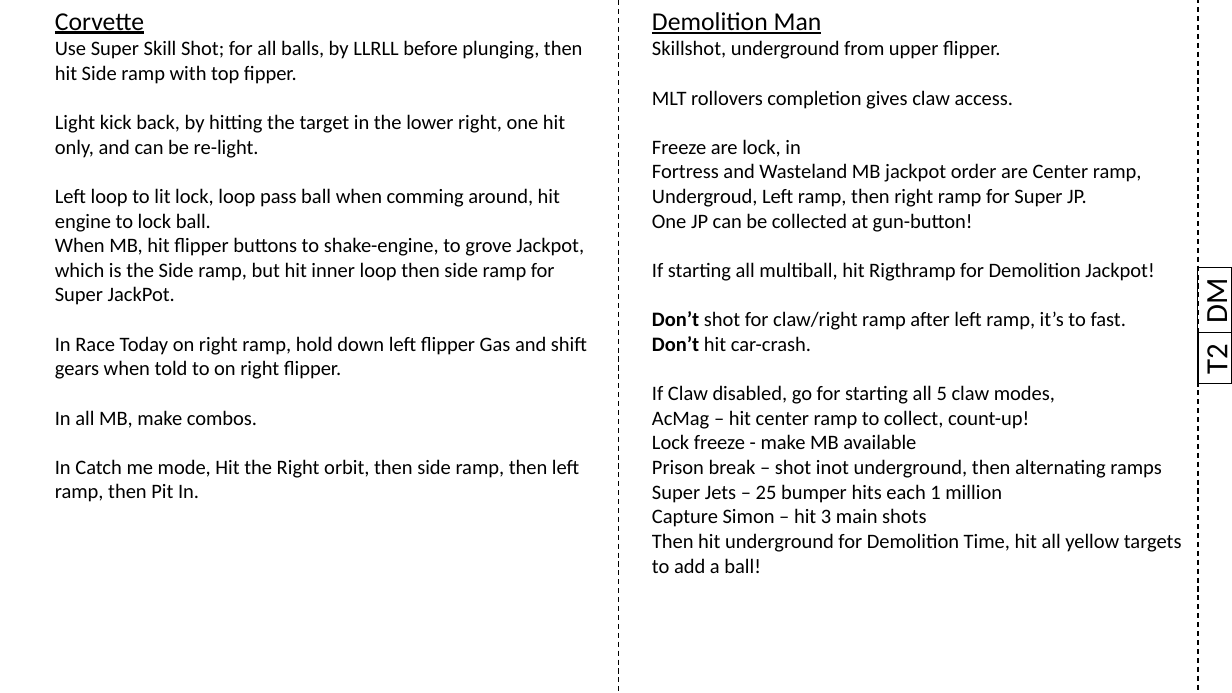
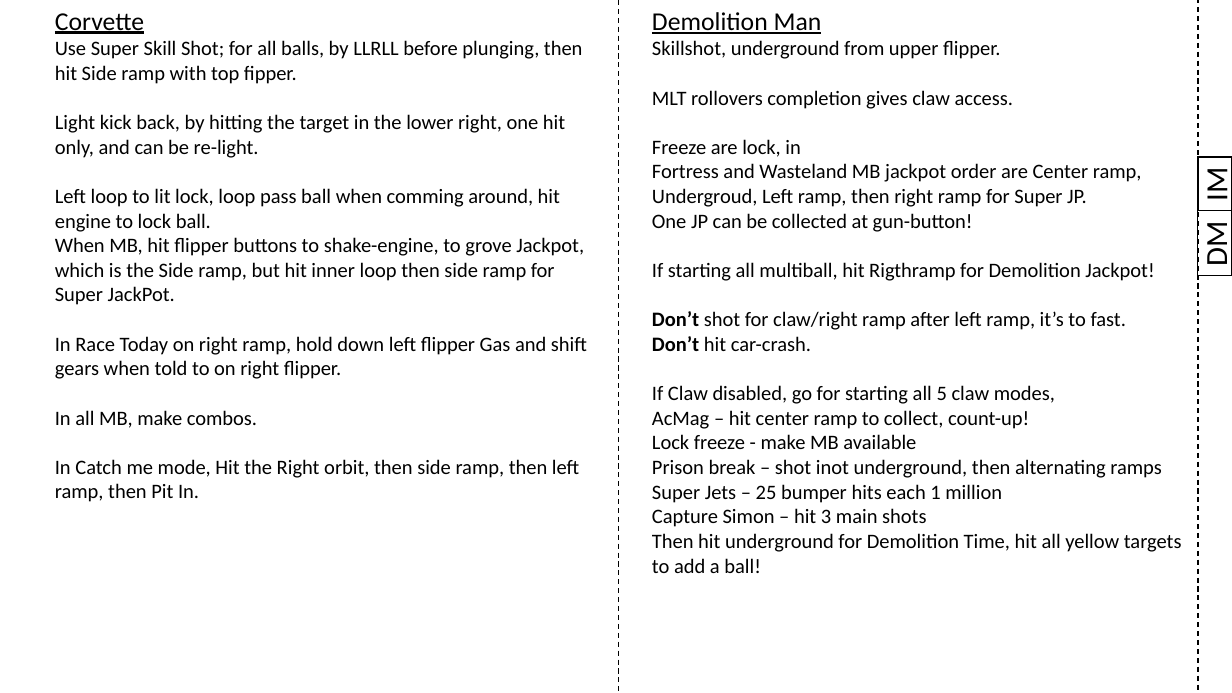
Before and after one commit to karstenbolge/PB, a slide deck: slide 7 of PB.pptx. Drawn at 1232x693 pixels with LibreOffice and Linux fonts; fonts in the diff are those of the drawing. Boxes give left, top, right and bottom in pixels: in the first picture for what was removed or moved away, otherwise in the second. Text is boxed around its words. In the diff, an @@ line names an element or a change of style, - is before the commit and + after.

```diff
--- a/PB.pptx
+++ b/PB.pptx
@@ rectangle added at [1198, 158, 1232, 211], outline #000000 1 pt, 24 pt, text #000000 @@
+IM
@@ rectangle "DM": place and size @@
-rectangle "DM" at [1198, 268, 1232, 332]
+rectangle "DM" at [1198, 210, 1232, 275]
@@ rectangle removed at [1198, 333, 1232, 384] @@
-T2
```
Also in this commit, not shown: 16 other slides changed, 1 other file.
